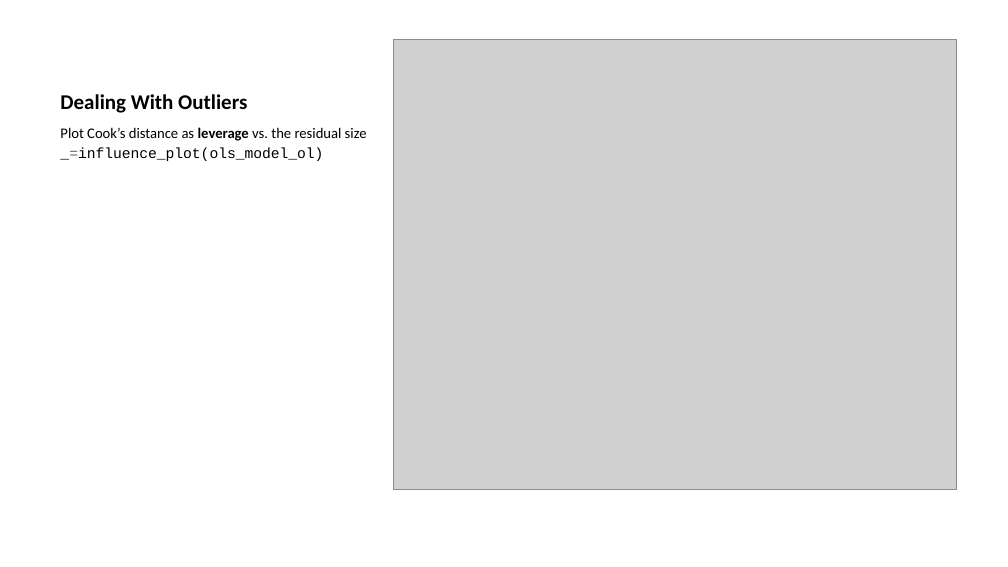
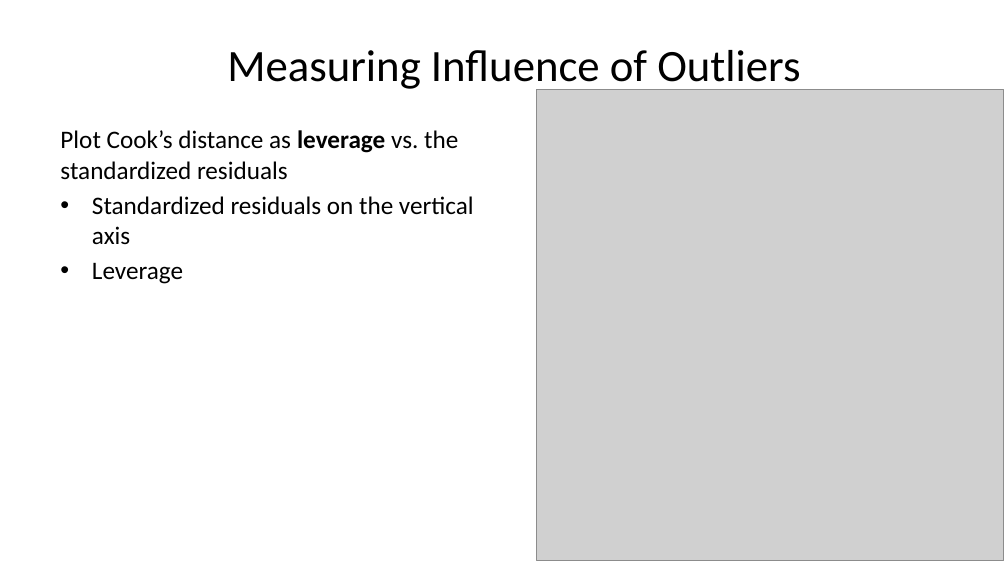
Before and after one commit to StephenElston/CSCI-E-83, a slide deck: slide 31 of LectureSlides/10b_ModelsFor OutliersAndOverdispersion.pptx (slide 21 before the commit). Drawn at 1008x567 pixels with LibreOffice and Linux fonts; fonts in the diff are those of the drawing; grey boxes stand for pictures. Boxes give left, top, right and bottom in pixels: in the first picture for what was removed or moved away, otherwise in the second. Text is boxed around its words. In the diff, an @@ line names an element or a change of style, - is before the commit and + after.

```diff
--- a/LectureSlides/10b_ModelsFor OutliersAndOverdispersion.pptx
+++ b/LectureSlides/10b_ModelsFor OutliersAndOverdispersion.pptx
@@ title at (227, 50, 800, 93): text changed; size 15 to 32 pt; bold off @@
-Dealing With Outliers
+Measuring Influence of Outliers
@@ picture: place and size @@
-picture at (393, 39, 956, 490)
+picture at (537, 90, 1004, 561)
@@ text at (60, 130, 474, 284): text changed; size 10.5 to 18 pt @@
-Plot Cook’s distance as leverage vs. the residual size
-_=influence_plot(ols_model_ol)
+Plot Cook’s distance as leverage vs. the standardized residuals
+• Standardized residuals on the vertical axis
+• Leverage
```
Also in this commit, not shown: 5 other slides changed, 11 slides added, 2 slides removed.
